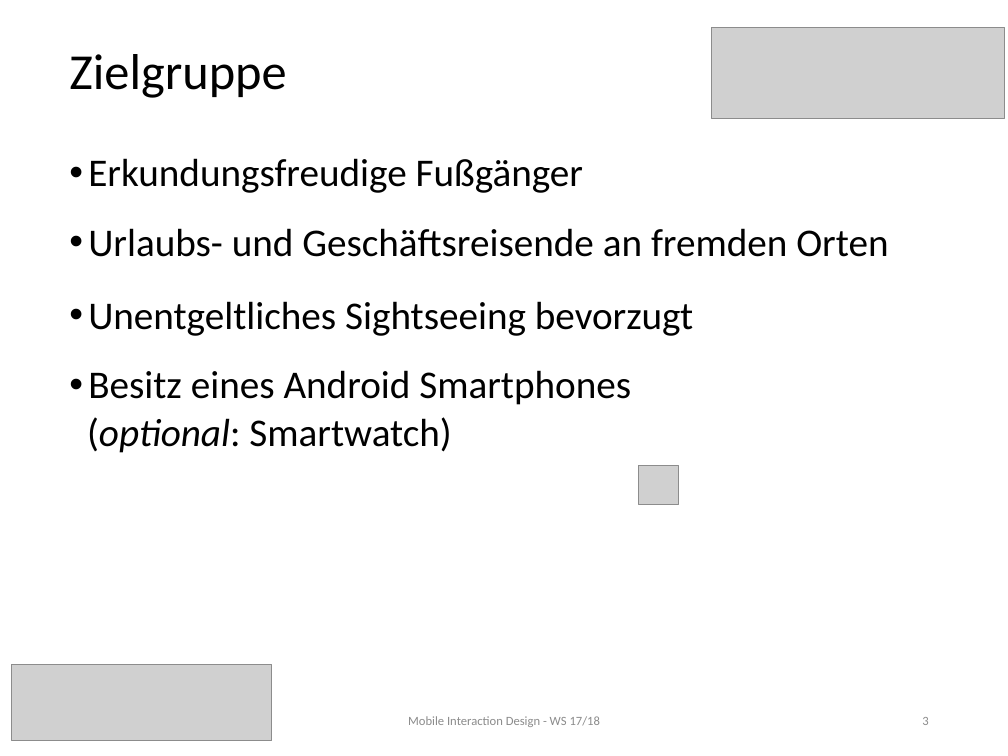
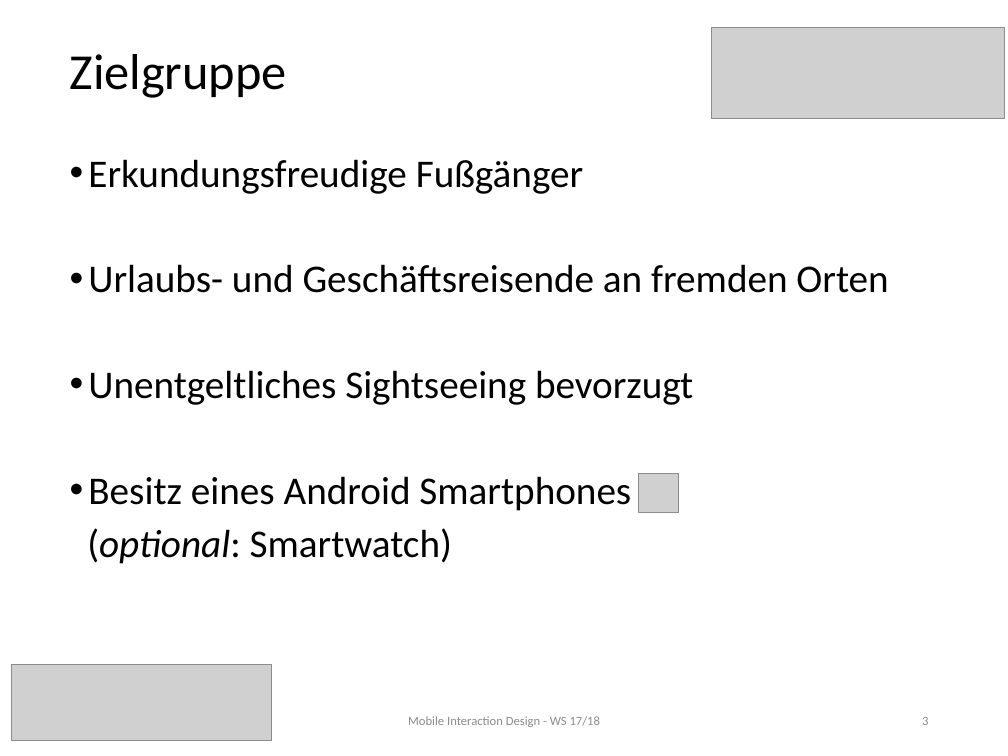
Before and after one commit to MIDw17group02/sightseeingApp, a slide deck: slide 3 of NiceTours Presentation.pptx. Drawn at 1008x756 pixels with LibreOffice and Linux fonts; fonts in the diff are those of the drawing; grey boxes stand for pictures. Boxes give left, top, right and bottom in pixels: in the first picture for what was removed or moved away, otherwise in the second. Text is boxed around its words. In the diff, an @@ line names an element or a change of style, - is before the commit and + after.

```diff
--- a/NiceTours Presentation.pptx
+++ b/NiceTours Presentation.pptx
@@ text "Erkundungsfreudige Fußgänger" at [87,159,888,564]: more space between paragraphs; line spacing 1 to 0.9 @@
@@ picture: place and size @@
-picture at [639,466,678,505]
+picture at [639,473,678,512]
@@ text "Mobile Interaction Design - WS ..." at [408,716,600,727]: text colour #8B8B8B to #8C8C8C @@
```
Also in this commit, not shown: 7 other slides changed, 2 slides added, 3 slides removed, 16 other files.
